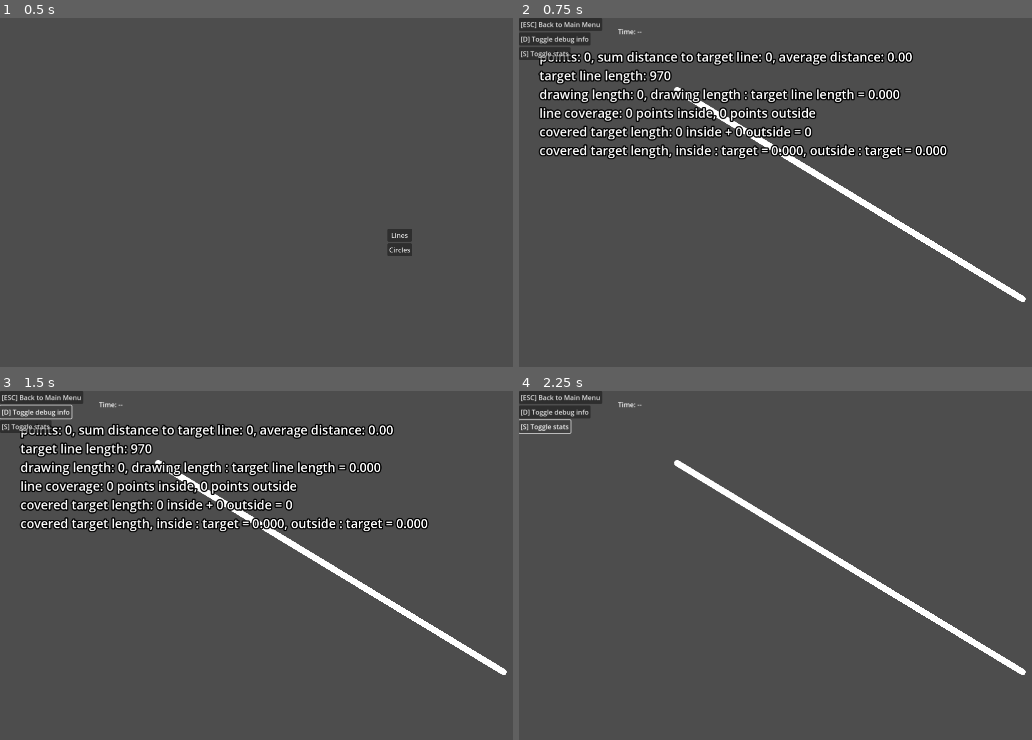
Above: before the commit, frames 1-4 (two rows, left to right).
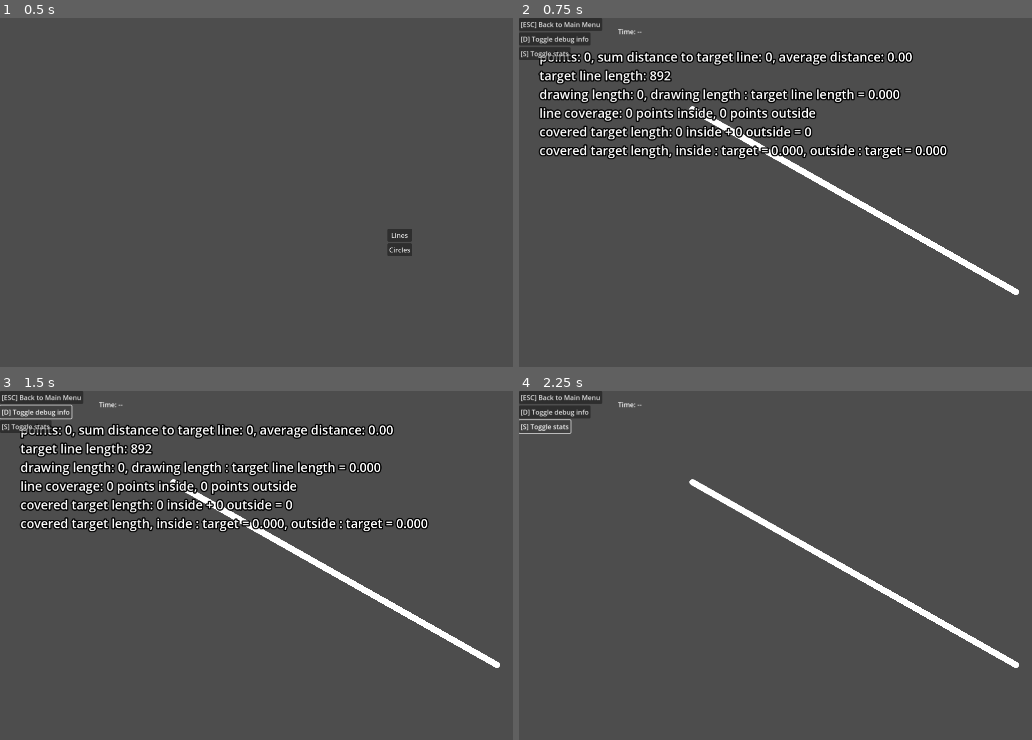
Above: after the commit, the same moments.

Repository: Toxe/godot-tablet-trainer
Game: Godot game, scene res://scenes/main_menu/main_menu.tscn
Same seed, same stepped clock (60 frames per second), same inputs: the game is played once before the commit and once after it.
Inputs:
- Up to frame 1 (0.5 s): no input
- Up to frame 2 (0.75 s): click "Lines" at 0.5 s
- Up to frame 3 (1.5 s): click "[D] Toggle debug info" at 1.25 s
- Up to frame 4 (2.25 s): click "[S] Toggle stats" at 2 s

Frame 1 is identical in both runs. In frame 2, 1.3% of the frame differs, in the area x 25-99%, y 14-82%; in frame 3, 1.3%; in frame 4, 1.6%, in the area x 30-99%, y 19-82%.

Commit message:
Increase workspace margin

Diff:
--- a/TabletTrainer/scenes/line_trainer/line_trainer.gd
+++ b/TabletTrainer/scenes/line_trainer/line_trainer.gd
@@ -1,6 +1,6 @@
 extends Node2D
 
-const margin_screen_ratio := 0.1
+const margin_screen_ratio := 0.15
 const target_line_width := 15
 const target_line_min_length_screen_ratio := 0.2
 
